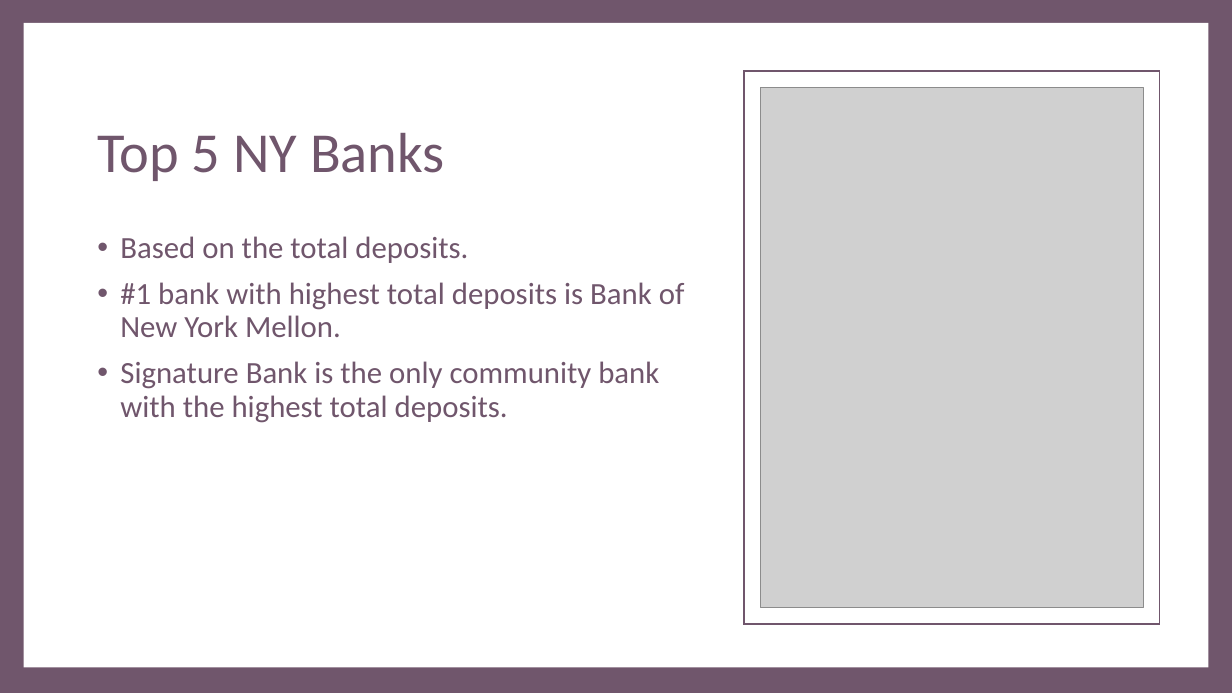
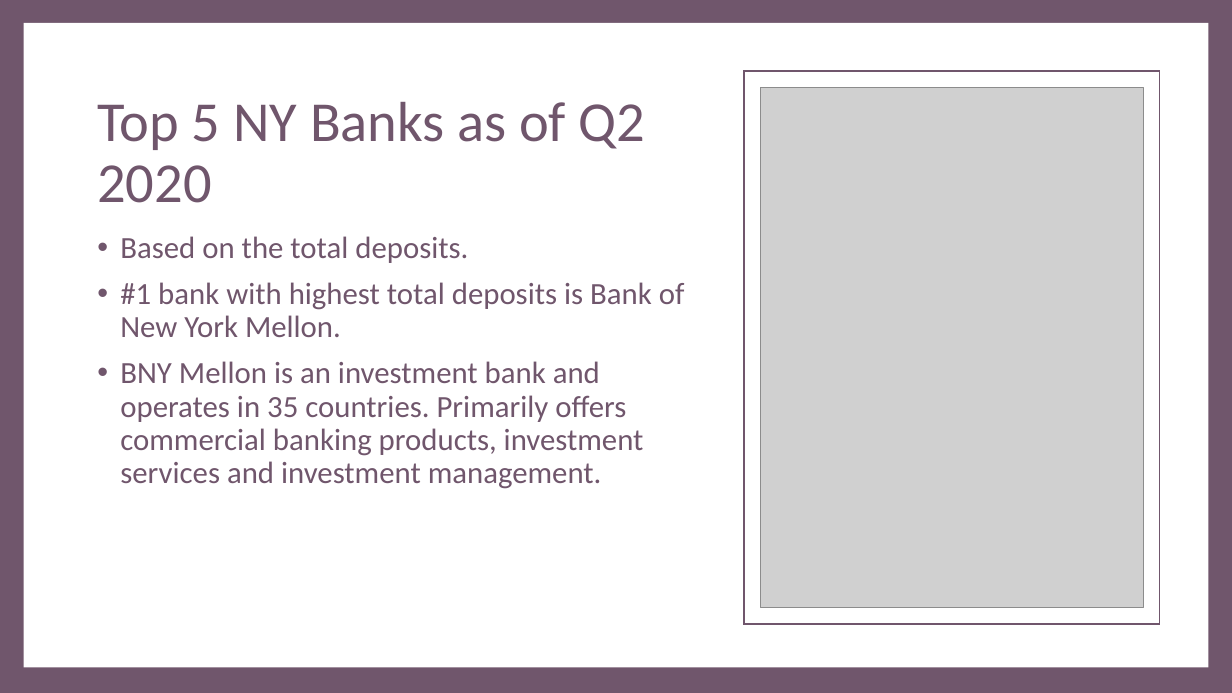
Before and after one commit to StephanieChew-nyc/Stephanie_Chew_Capstone_4, a slide deck: slide 4 of Stephanie_Chew_Capstone_4.pptx (slide 3 before the commit). Drawn at 1232x693 pixels with LibreOffice and Linux fonts; fonts in the diff are those of the drawing; grey boxes stand for pictures. Boxes give left, top, right and bottom in pixels: in the first picture for what was removed or moved away, otherwise in the second. Text is boxed around its words. In the diff, an @@ line names an element or a change of style, - is before the commit and + after.

```diff
--- a/Stephanie_Chew_Capstone_4.pptx
+++ b/Stephanie_Chew_Capstone_4.pptx
@@ title at [97,102,646,203]: text changed @@
-Top 5 NY Banks
+Top 5 NY Banks as of Q2 2020
@@ text at [120,361,644,489]: text changed @@
-• Signature Bank is the only community bank with the highest total deposits.
+• BNY Mellon is an investment bank and operates in 35 countries. Primarily offers commercial banking products, investment services and investment management.
```
Also in this commit, not shown: 1 other slide changed, 4 slides added, 2 slides removed, 4 other files.
